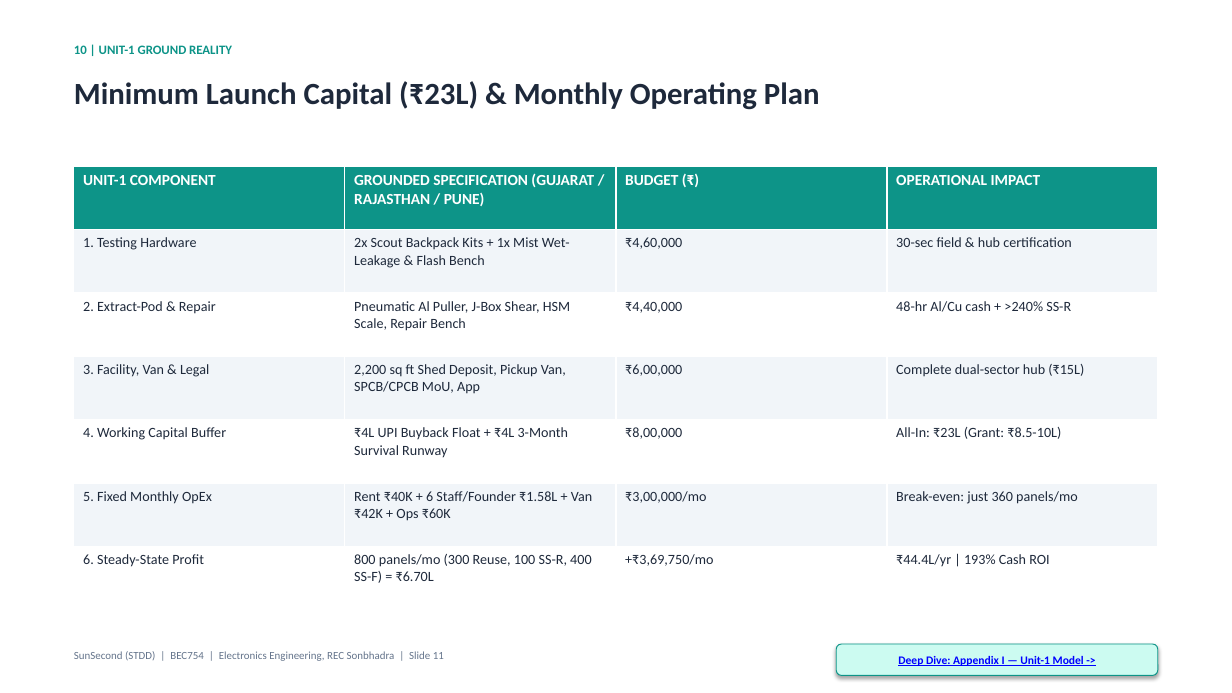
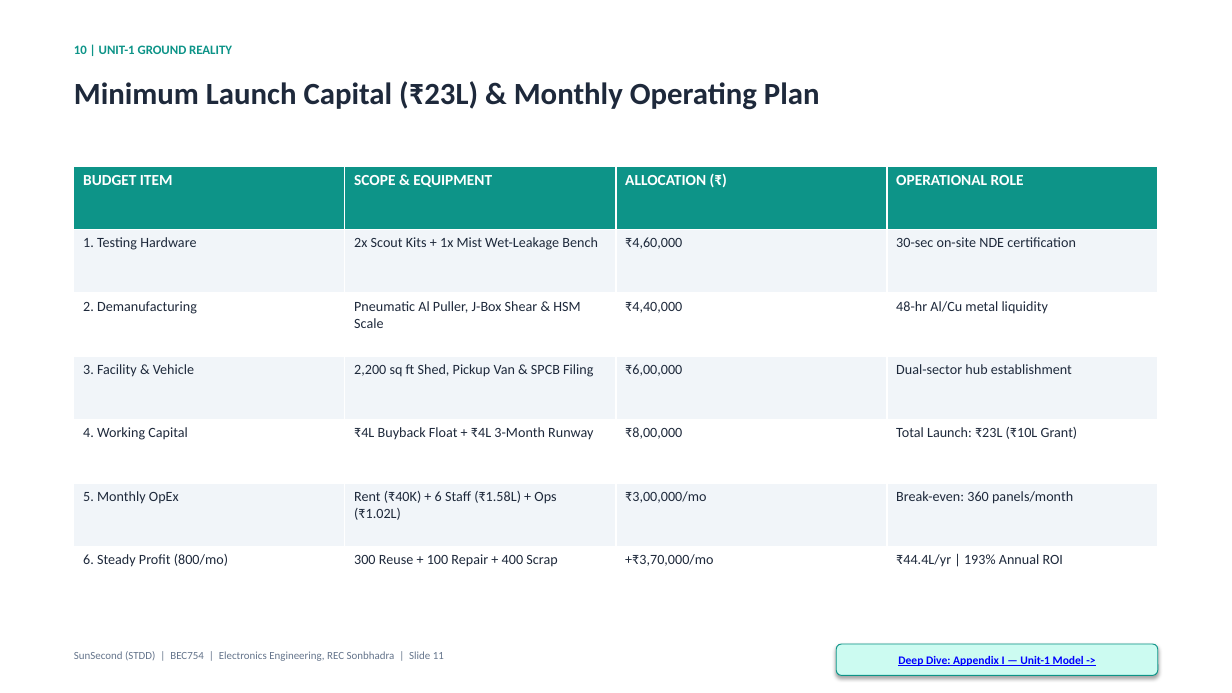
Before and after one commit to iamneerajverma001/SunSecond, a slide deck: slide 11 of SunSecond_STDD_Executive_Pitch_Deck.pptx. Drawn at 1232x693 pixels with LibreOffice and Linux fonts; fonts in the diff are those of the drawing. Boxes give left, top, right and bottom in pixels: in the first picture for what was removed or moved away, otherwise in the second. Text is boxed around its words. In the diff, an @@ line names an element or a change of style, - is before the commit and + after.

Commit message:
Streamline and shorten Slides 11, 12, and 14 for executive pitch brevity

```diff
--- a/SunSecond_STDD_Executive_Pitch_Deck.pptx
+++ b/SunSecond_STDD_Executive_Pitch_Deck.pptx
@@ table at bbox=[74, 166, 1157, 610] @@
-row 1: UNIT-1 COMPONENT | GROUNDED SPECIFICATION (GUJARAT / RAJASTHAN / PUNE) | BUDGET (₹) | OPERATIONAL IMPACT
+row 1: BUDGET ITEM | SCOPE & EQUIPMENT | ALLOCATION (₹) | OPERATIONAL ROLE
-row 2, column 2: 2x Scout Backpack Kits + 1x Mist Wet-Leakage & Flash Bench
+row 2, column 2: 2x Scout Kits + 1x Mist Wet-Leakage Bench
-row 2, column 4: 30-sec field & hub certification
+row 2, column 4: 30-sec on-site NDE certification
-row 3: 2. Extract-Pod & Repair | Pneumatic Al Puller, J-Box Shear, HSM Scale, Repair Bench | ₹4,40,000 | 48-hr Al/Cu cash + >240% SS-R
+row 3: 2. Demanufacturing | Pneumatic Al Puller, J-Box Shear & HSM Scale | ₹4,40,000 | 48-hr Al/Cu metal liquidity
-row 4: 3. Facility, Van & Legal | 2,200 sq ft Shed Deposit, Pickup Van, SPCB/CPCB MoU, App | ₹6,00,000 | Complete dual-sector hub (₹15L)
+row 4: 3. Facility & Vehicle | 2,200 sq ft Shed, Pickup Van & SPCB Filing | ₹6,00,000 | Dual-sector hub establishment
-row 5: 4. Working Capital Buffer | ₹4L UPI Buyback Float + ₹4L 3-Month Survival Runway | ₹8,00,000 | All-In: ₹23L (Grant: ₹8.5-10L)
+row 5: 4. Working Capital | ₹4L Buyback Float + ₹4L 3-Month Runway | ₹8,00,000 | Total Launch: ₹23L (₹10L Grant)
-row 6: 5. Fixed Monthly OpEx | Rent ₹40K + 6 Staff/Founder ₹1.58L + Van ₹42K + Ops ₹60K | ₹3,00,000/mo | Break-even: just 360 panels/mo
+row 6: 5. Monthly OpEx | Rent (₹40K) + 6 Staff (₹1.58L) + Ops (₹1.02L) | ₹3,00,000/mo | Break-even: 360 panels/month
-row 7: 6. Steady-State Profit | 800 panels/mo (300 Reuse, 100 SS-R, 400 SS-F) = ₹6.70L | +₹3,69,750/mo | ₹44.4L/yr | 193% Cash ROI
+row 7: 6. Steady Profit (800/mo) | 300 Reuse + 100 Repair + 400 Scrap | +₹3,70,000/mo | ₹44.4L/yr | 193% Annual ROI
```
Also in this commit, not shown: 3 other slides changed.
